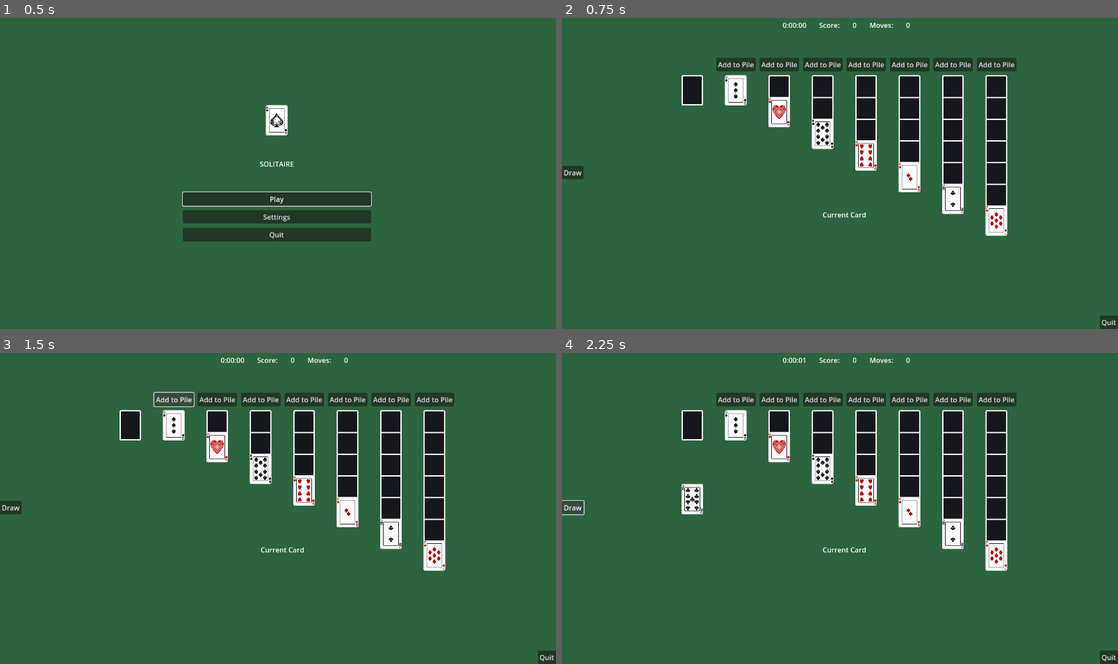
Above: before the commit, frames 1-4 (two rows, left to right).
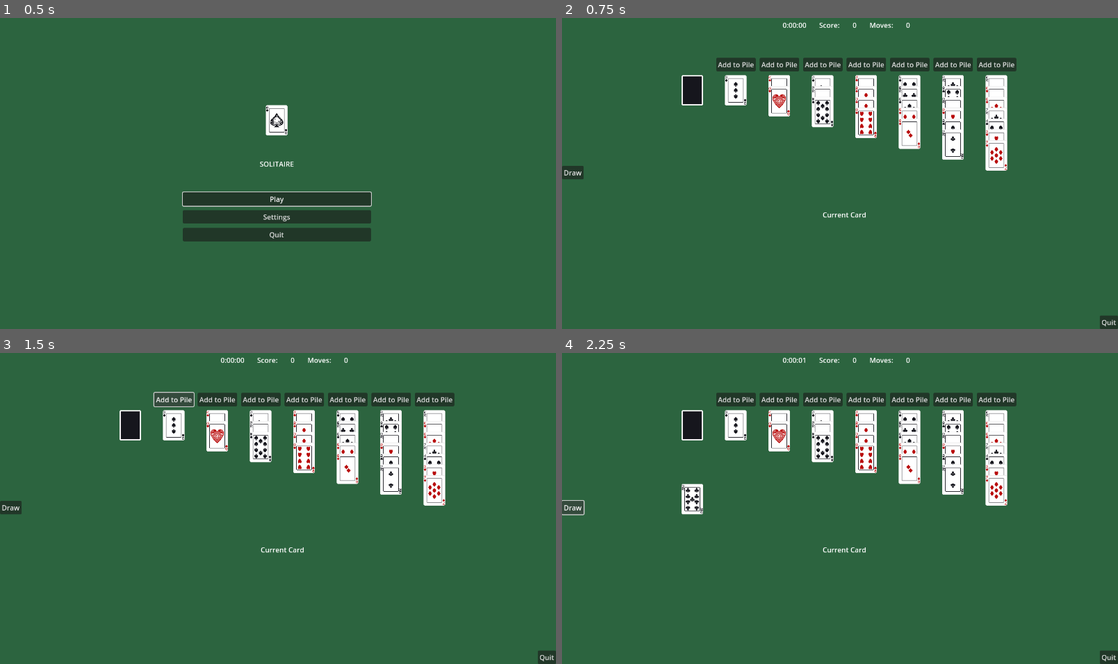
Above: after the commit, the same moments.

Repository: GabeContra/GodotSolitaire
Game: Godot game, scene res://Scenes/MainMenu.tscn
The game is run twice, just before and just after one commit, with the same random seed, the same clock (stepped at 60 frames per second) and the same inputs.
Inputs:
- Up to frame 1 (0.5 s): no input
- Up to frame 2 (0.75 s): click "Play" at 0.5 s
- Up to frame 3 (1.5 s): click "Add to Pile" at 1.25 s
- Up to frame 4 (2.25 s): click "Draw" at 2 s

Frame 1 is identical in both runs. In frame 2, 7.0% of the frame differs, in the area x 37-81%, y 18-71%; in frame 3, 7.0%; in frame 4, 7.0%.

Commit message:
added ability to add to piles

Diff:
--- a/Scenes/Card.tscn
+++ b/Scenes/Card.tscn
@@ -1,10 +1,11 @@
-[gd_scene load_steps=4 format=3 uid="uid://bjkbshw0t3rqp"]
+[gd_scene load_steps=5 format=3 uid="uid://bjkbshw0t3rqp"]
 
 [ext_resource type="Script" uid="uid://bakyrcc8of3u2" path="res://Scripts/Card.gd" id="1"]
 [ext_resource type="PackedScene" uid="uid://ceghbh6ksbev4" path="res://Scenes/CardSprite.tscn" id="2_3p273"]
+[ext_resource type="Texture2D" uid="uid://4jyutmmyc7s3" path="res://Art/cardAtlas.tres" id="3_h8wm0"]
 
 [sub_resource type="RectangleShape2D" id="1"]
-size = Vector2(25.0804, 35.1271)
+size = Vector2(50, 70)
 
 [node name="Card" type="Area2D" groups=["cards"]]
 script = ExtResource("1")
@@ -13,5 +14,4 @@
 shape = SubResource("1")
 
 [node name="CardSprite" parent="." instance=ExtResource("2_3p273")]
-
-[connection signal="input_event" from="." to="." method="_on_Card_input_event"]
+texture = ExtResource("3_h8wm0")
--- a/Scenes/Game.tscn
+++ b/Scenes/Game.tscn
@@ -105,25 +105,47 @@
 
 [node name="Pile" parent="Piles" instance=ExtResource("5")]
 position = Vector2(400, 170)
+id = 0
 
 [node name="Pile2" parent="Piles" instance=ExtResource("5")]
 position = Vector2(500, 170)
+id = 1
 
 [node name="Pile3" parent="Piles" instance=ExtResource("5")]
 position = Vector2(600, 170)
+id = 2
 
 [node name="Pile4" parent="Piles" instance=ExtResource("5")]
 position = Vector2(700, 170)
+id = 3
 
 [node name="Pile5" parent="Piles" instance=ExtResource("5")]
 position = Vector2(800, 170)
+id = 4
 
 [node name="Pile6" parent="Piles" instance=ExtResource("5")]
 position = Vector2(900, 170)
+id = 5
 
 [node name="Pile7" parent="Piles" instance=ExtResource("5")]
 position = Vector2(1000, 170)
+id = 6
 
 [connection signal="pressed" from="UI/Quit" to="." method="_on_Quit_pressed"]
 [connection signal="pressed" from="UI/ControlContainer/Draw" to="." method="_on_draw_pressed"]
 [connection signal="take_card" from="Waste" to="." method="_on_Waste_take_card"]
+[connection signal="attempt_to_add" from="Piles/Pile" to="." method="add_to_pile"]
+[connection signal="attempt_to_add" from="Piles/Pile2" to="." method="add_to_pile"]
+[connection signal="attempt_to_add" from="Piles/Pile3" to="." method="add_to_pile"]
+[connection signal="attempt_to_add" from="Piles/Pile4" to="." method="add_to_pile"]
+[connection signal="attempt_to_add" from="Piles/Pile5" to="." method="add_to_pile"]
+[connection signal="attempt_to_add" from="Piles/Pile6" to="." method="add_to_pile"]
+[connection signal="attempt_to_add" from="Piles/Pile7" to="." method="add_to_pile"]
+
+[editable path="Piles/Pile"]
+[editable path="Piles/Pile2"]
+[editable path="Piles/Pile3"]
+[editable path="Piles/Pile4"]
+[editable path="Piles/Pile5"]
+[editable path="Piles/Pile6"]
+[editable path="Piles/Pile7"]
--- a/Scenes/Pile.tscn
+++ b/Scenes/Pile.tscn
@@ -14,7 +14,7 @@
 
 [node name="Cards" type="Marker2D" parent="."]
 
-[node name="Button" type="Button" parent="."]
+[node name="Add" type="Button" parent="."]
 anchors_preset = 7
 anchor_left = 0.5
 anchor_top = 1.0
@@ -27,3 +27,5 @@
 grow_horizontal = 2
 grow_vertical = 0
 text = "Add to Pile"
+
+[connection signal="pressed" from="Add" to="." method="_on_add_pressed"]
--- a/Scenes/Waste.tscn
+++ b/Scenes/Waste.tscn
@@ -14,5 +14,3 @@
 
 [node name="CardSprite" parent="." instance=ExtResource("2_rt84p")]
 visible = false
-
-[connection signal="input_event" from="." to="." method="_on_Waste_input_event"]
--- a/Scripts/Card.gd
+++ b/Scripts/Card.gd
@@ -38,5 +38,13 @@
 func get_face():
 	return is_face_down
 
-func _on_Card_input_event(_viewport, _event, _shape_idx):
-	pass
+func _on_Card_input_event(_viewport, event, _shape_idx):
+	if event is InputEventMouseButton:
+		if is_face_down:
+			return
+		if event.pressed and event.button_index == MOUSE_BUTTON_LEFT:
+			_viewport.set_input_as_handled()
+			var parent = get_parent()
+			if parent is Pile:
+				pass
+			print("Area2D clicked! ", Enums.index_to_text(value), " z-index: ", z_index)
--- a/Scripts/Game.gd
+++ b/Scripts/Game.gd
@@ -24,8 +24,8 @@
 			# due to timing of sprite updates this needs to be added before value and face_down is set
 			pile.add_card(tempCard)
 			tempCard.is_face_down = false
-			if i+1 < pileCount:
-				tempCard.is_face_down = true
+			#if i+1 < pileCount:
+				#tempCard.is_face_down = true
 			tempCard.value = deck.pop_back()
 			i += 1
 		pileCount += 1
@@ -61,8 +61,16 @@
 		return
 	$Waste.add_to_waste(card)
 
-func add_to_pile():
-	pass
+func add_to_pile(pileIndex : int):
+	var pile : Pile = $Piles.get_child(pileIndex)
+	var attemptedCard = $Waste.get_top_card()
+	var success = pile.add_enforced_card(attemptedCard)
+	if success:
+		$Waste.remove_top_card()
+		pile.update_pile_sprites()
+	else:
+		if attemptedCard:
+			attemptedCard.queue_free()
 
 func add_to_waste():
 	pass
--- a/Scripts/Pile.gd
+++ b/Scripts/Pile.gd
@@ -1,8 +1,12 @@
 extends Area2D
+class_name Pile
 
+signal attempt_to_add(id: int)
 var card_over_me = false
 var card_on_me : Card = null
 var CardScene : PackedScene = preload("res://Scenes/Card.tscn")
+var attempttedCard : Card = null
+@export var id : int = -1
 
 # Called when the node enters the scene tree for the first time.
 func _ready():
@@ -12,20 +16,59 @@
 # Called every frame. 'delta' is the elapsed time since the previous frame.
 #func _process(delta):
 #	pass
+func _unhandled_input(event):
+	if event is InputEventMouseButton and event.pressed and event.button_index == MOUSE_BUTTON_LEFT:
+		var click_pos = get_global_mouse_position()
 
+		# Check cards from TOP to BOTTOM
+		for i in range($Cards.get_child_count() - 1, -1, -1):
+			var card = $Cards.get_child(i)
+			if card.get_overlapping_point(click_pos):
+				print("Clicked card:", card.name)
+				 # Handle card click logic here
+				get_viewport().set_input_as_handled()
+				break # stop after first (topmost) hit
 func add_card(card : Card):
 	$Cards.add_child(card)
-	card.position.y = ($Cards.get_child_count() - 1) * 50
+	card.position.y = ($Cards.get_child_count() - 1) * 25
+	card.z_index = $Cards.get_child_count()
 
-func add_enforced_card(card: Card):
-	add_card(card)
+func add_enforced_card(card: Card) -> bool:
+	if check_legality(card):
+		add_card(card)
+		return true
+	else:
+		print("Illegal add")
+	return false
 
-func check_legality(card: Card):
+func check_legality(card: Card) -> bool:
+	if not card:
+		return false
 	var value = card.value
 	@warning_ignore("integer_division")
 	var suit = value / 13
 	var rank = value % 13
-	pass
+	# check case where pile is empty
+	if $Cards.get_child_count() == 0 and rank == Enums.Ranks.KING:
+		return true
+
+	# regular rules for adding card on top of another
+	var topCard = $Cards.get_child(-1)
+	var topCardSuit = topCard.value / 13
+	var topCardRank = topCard.value % 13
+	if topCardSuit == Enums.Suits.SPADE or topCardSuit == Enums.Suits.CLUBS:
+		if suit == Enums.Suits.HEART or suit == Enums.Suits.DIAMD:
+			if topCardRank - 1 == rank:
+				return true
+		else:
+			return false
+	elif topCardSuit == Enums.Suits.HEART or topCardSuit == Enums.Suits.DIAMD:
+		if suit == Enums.Suits.CLUBS or suit == Enums.Suits.SPADE:
+			if topCardRank - 1 == rank:
+				return true
+		else:
+			return false
+	return false
 
 func update_pile_sprites() -> void:
 	for cardObject in $Cards.get_children():
@@ -35,3 +78,7 @@
 	var topCard = $Cards.get_child(-1)
 	$Cards.remove_child(topCard)
 	return topCard
+
+
+func _on_add_pressed() -> void:
+	attempt_to_add.emit(id)
--- a/Scripts/Stock.gd
+++ b/Scripts/Stock.gd
@@ -2,7 +2,6 @@
 
 
 var stock_cards : Array[int]
-
 
 # Called when the node enters the scene tree for the first time.
 func _ready():
--- a/Scripts/Waste.gd
+++ b/Scripts/Waste.gd
@@ -1,8 +1,9 @@
 extends Area2D
-
+class_name Waste
 signal take_card(value)
 
 var waste_cards = []
+var CardScene : PackedScene = preload("res://Scenes/Card.tscn")
 
 # Called when the node enters the scene tree for the first time.
 func _ready():
@@ -11,6 +12,18 @@
 func add_to_waste(value : int):
 	waste_cards.push_back(value)
 	self.update_sprite()
+
+func remove_top_card():
+	waste_cards.pop_back()
+	update_sprite()
+
+func get_top_card() -> Card:
+	var topCard : Card = CardScene.instantiate()
+	if not waste_cards.is_empty():
+		topCard.value = waste_cards[-1]
+		topCard.is_face_down = false
+		return topCard
+	return null
 
 func update_sprite():
 	if waste_cards.is_empty():
